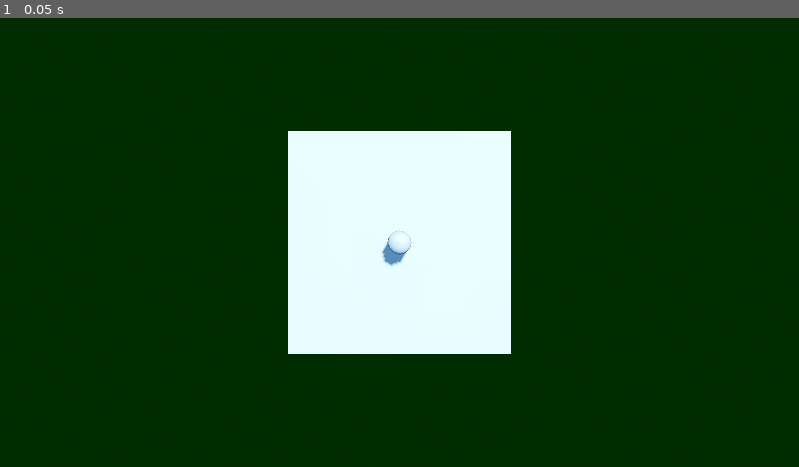
Above: before the commit, frame 1.
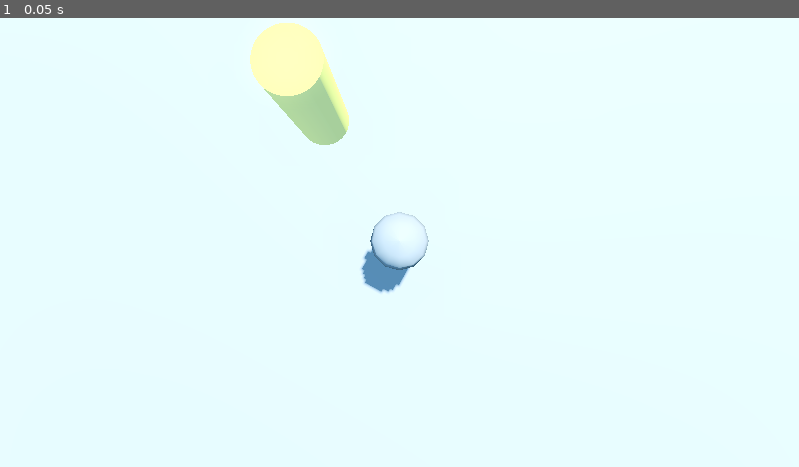
Above: after the commit, the same moment.

Repository: OliCunnington/3dDragAndDrop
Game: Godot game, scene res://main.tscn
Two runs of this game, one before a commit and one after it. Both use one fixed random seed, a clock stepped at 60 frames per second and the inputs below.
Inputs:
- Up to frame 1 (0.05 s): no input

The runs differ from the first frame. In frame 1, 87% of the frame differs, in the area x 0-100%, y 0-100%.

Commit message:
basic destroy on area entered

Diff:
--- a/draggable.gd
+++ b/draggable.gd
@@ -2,6 +2,7 @@
 class_name Draggable
 
 var dragging = false
+var inter
 
 @onready var worldspace = get_world_3d().direct_space_state
 @onready var params = PhysicsRayQueryParameters3D.new()
@@ -18,6 +19,8 @@
 		var mouse = get_viewport().get_mouse_position()
 		params.from = get_viewport().get_camera_3d().project_ray_origin(mouse)
 		params.to = get_viewport().get_camera_3d().project_position(mouse, 1000)
-		var pos = worldspace.intersect_ray(params)["position"]
+		inter = worldspace.intersect_ray(params)
+		var pos = inter["position"]
+		#print(inter)
 		position = Vector3(pos.x, 0, pos.z)
 		#pass
--- a/main.gd
+++ b/main.gd
@@ -22,8 +22,17 @@
 		var collision = worldspace.intersect_ray(params)
 		if collision and collision["collider"] is Draggable:
 				draggable = collision["collider"]
+				draggable.use_collision = false
 				draggable.dragging = true
 
 	elif event is InputEventMouseButton and !event.is_pressed() and draggable:
+		draggable.use_collision = true
 		draggable.dragging = false
 		draggable = null
+
+
+func _on_area_3d_mouse_entered() -> void:
+	print("mouse entered")#
+	if draggable:
+		draggable.queue_free()
+		draggable = null
--- a/main.tscn
+++ b/main.tscn
@@ -18,6 +18,15 @@
 tonemap_mode = 2
 glow_enabled = true
 
+[sub_resource type="CylinderShape3D" id="CylinderShape3D_nekm8"]
+
+[sub_resource type="StandardMaterial3D" id="StandardMaterial3D_bom6v"]
+transparency = 1
+albedo_color = Color(1, 1, 0, 0.603922)
+
+[sub_resource type="CylinderMesh" id="CylinderMesh_2txei"]
+material = SubResource("StandardMaterial3D_bom6v")
+
 [node name="Main" type="Node3D"]
 script = ExtResource("1_17rot")
 
@@ -29,13 +38,28 @@
 environment = SubResource("Environment_4pvca")
 
 [node name="Camera3D" type="Camera3D" parent="."]
-transform = Transform3D(1, 0, 0, 0, -4.37114e-08, 1, 0, -1, -4.37114e-08, 0, 12, 0)
+transform = Transform3D(1, 0, 0, 0, -4.37114e-08, 1, 0, -1, -4.37114e-08, 0, 5, 0)
 
 [node name="CSGSphere3D" type="CSGSphere3D" parent="."]
+transform = Transform3D(1, 0, 0, 0, 1, 0, 0, 0, 1, 0, 0, -0.0224528)
 use_collision = true
 script = ExtResource("2_jhlpo")
 
 [node name="CSGBox3D" type="CSGBox3D" parent="."]
 transform = Transform3D(1, 0, 0, 0, 1, 0, 0, 0, 1, 0, -1.67631, 0)
 use_collision = true
-size = Vector3(10, 1, 10)
+size = Vector3(100, 1, 100)
+
+[node name="Area3D" type="Area3D" parent="."]
+transform = Transform3D(1, 0, 0, 0, -4.37114e-08, -1, 0, 1, -4.37114e-08, -1.52729, -0.950213, -2.48573)
+
+[node name="CollisionShape3D" type="CollisionShape3D" parent="Area3D"]
+transform = Transform3D(1, 0, 0, 0, -4.37114e-08, -1, 0, 1, -4.37114e-08, 0, 0, -0.977538)
+shape = SubResource("CylinderShape3D_nekm8")
+
+[node name="MeshInstance3D" type="MeshInstance3D" parent="Area3D"]
+transform = Transform3D(1, 0, 0, 0, -4.37114e-08, -1, 0, 1, -4.37114e-08, 0, 0, -0.977538)
+mesh = SubResource("CylinderMesh_2txei")
+
+[connection signal="body_entered" from="Area3D" to="." method="_on_area_3d_body_entered"]
+[connection signal="mouse_entered" from="Area3D" to="." method="_on_area_3d_mouse_entered"]
Not shown: 1 places in main.tscn that only renumber resources
